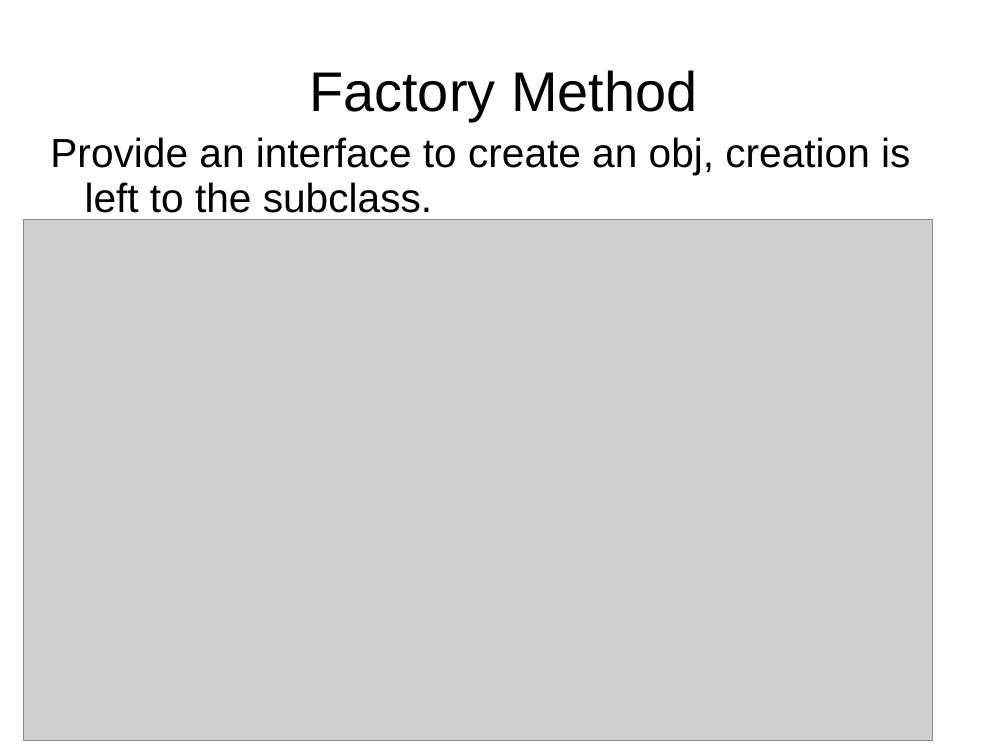
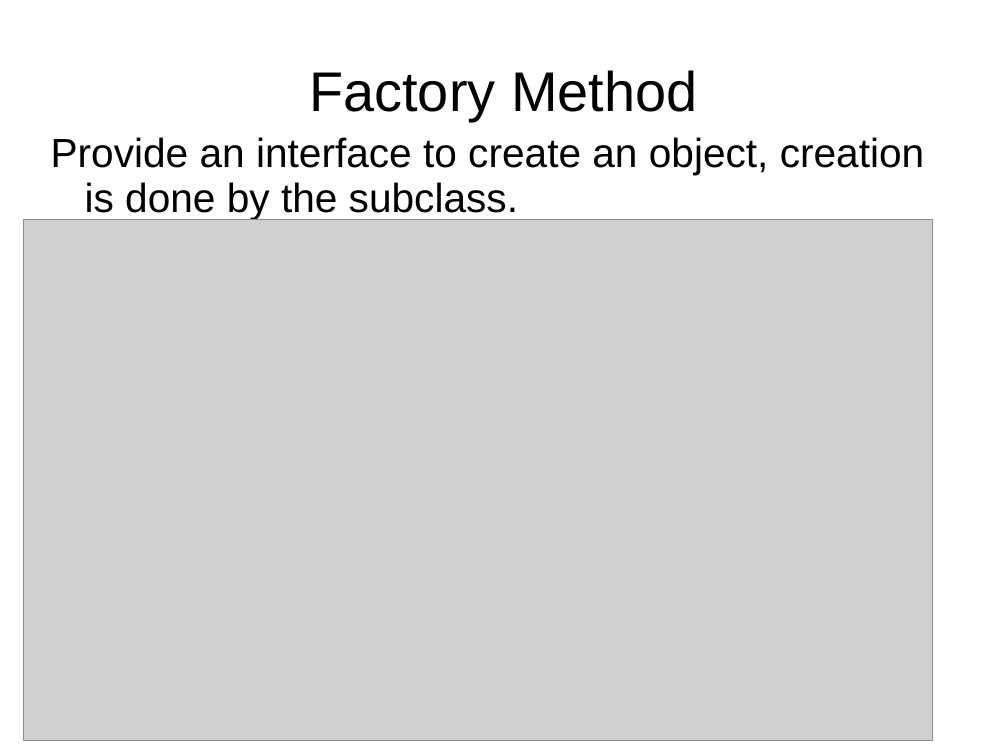
Before and after one commit to bpcrao/purnacode, a slide deck: slide 17 of ppts/Design Patterns by Example.ppt (slide 18 before the commit). Drawn at 1008x756 pixels with LibreOffice and Linux fonts; fonts in the diff are those of the drawing; grey boxes stand for pictures. Boxes give left, top, right and bottom in pixels: in the first picture for what was removed or moved away, otherwise in the second. Text is boxed around its words. In the diff, an @@ line names an element or a change of style, - is before the commit and + after.

```diff
--- a/ppts/Design Patterns by Example.ppt
+++ b/ppts/Design Patterns by Example.ppt
@@ text at [51,137,925,220]: text changed @@
-Provide an interface to create an obj, creation is left to the subclass.
+Provide an interface to create an object, creation is done by the subclass.
```
Also in this commit, not shown: 6 other slides changed, 3 slides added, 1 slide removed, 3 other files.
